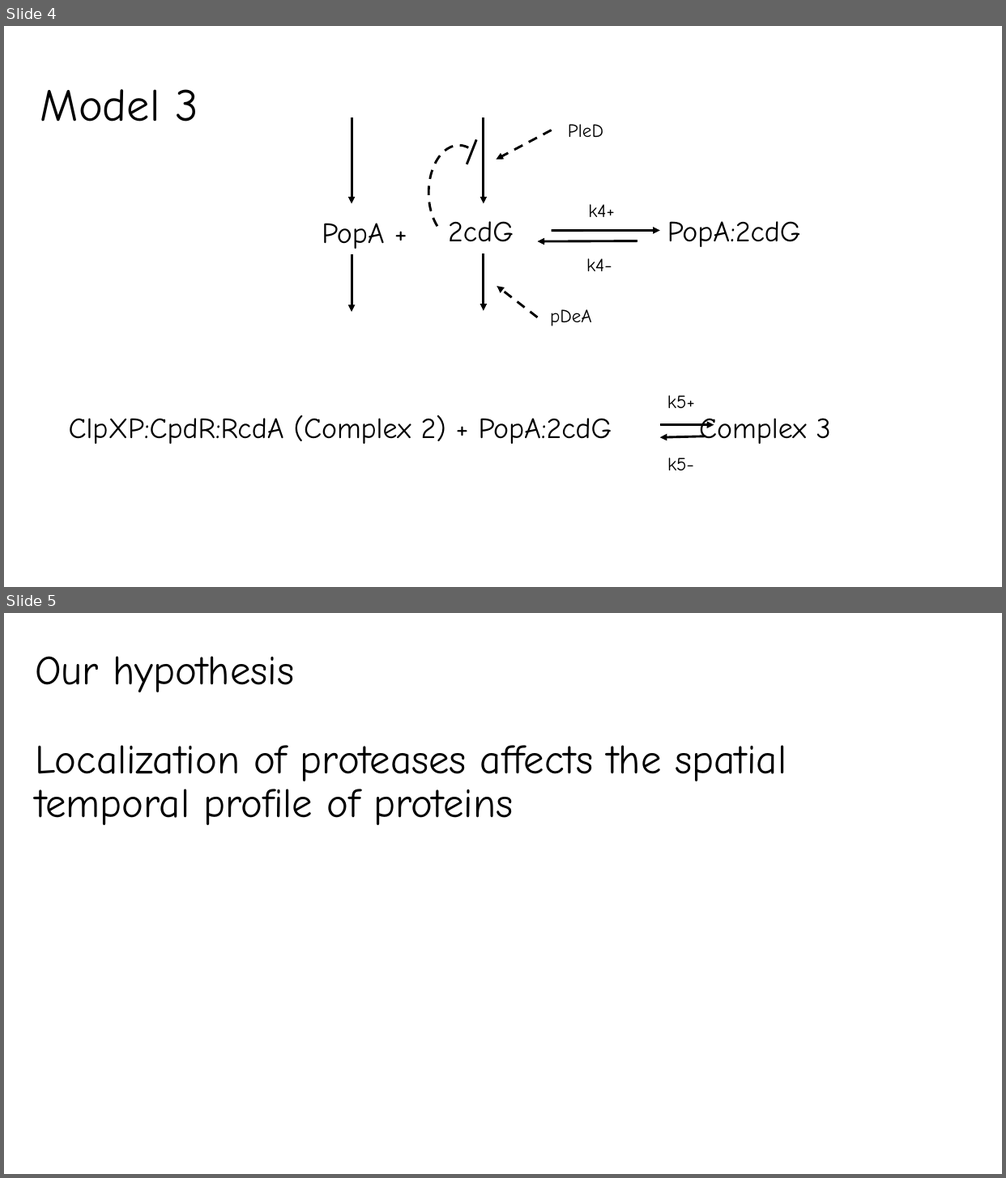
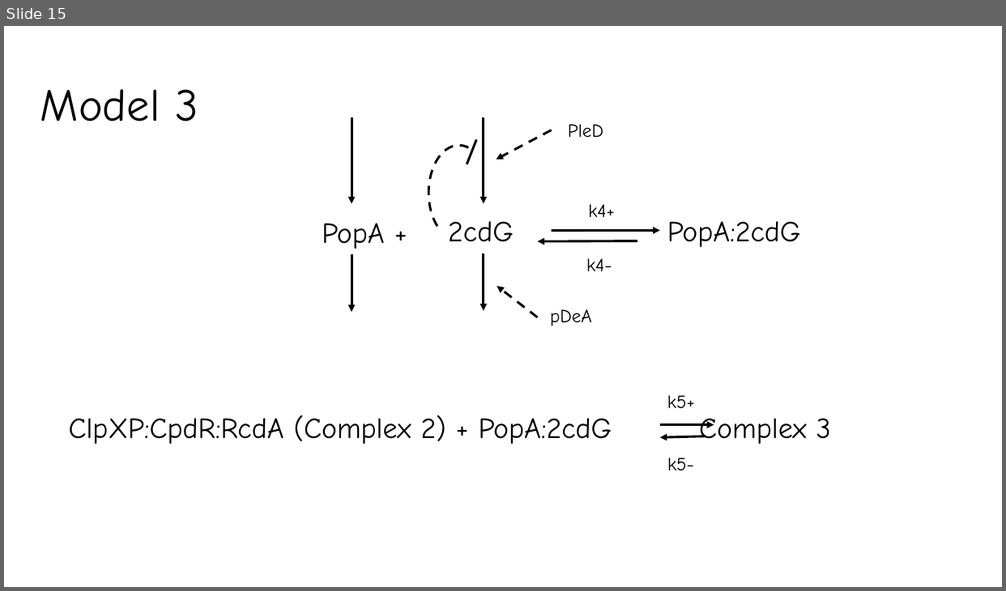
Before and after one commit to fly2Universe/CS6824, a slide deck: CS6824FinalPresentation.pptx. Shown one above the other, each under a label of ours: slides 4 and 5 before the commit, slide 15 after it. The pictures are 1006x1178 and 1006x591 pixels, drawn with LibreOffice and Linux fonts; fonts in the diff are those of the drawing. Boxes give left, top, right and bottom in pixels: in the first picture for what was removed or moved away, otherwise in the second. Text is boxed around its words. In the diff, an @@ line names an element or a change of style, - is before the commit and + after.

```diff
--- a/CS6824FinalPresentation.pptx
+++ b/CS6824FinalPresentation.pptx
@@ slide 5 removed at box(4, 613, 1002, 1174), background #FFFFFF @@
@@ title removed at box(35, 656, 786, 825) @@
-Our hypothesis
-Localization of proteases affects the spatial temporal profile of proteins
@@ what was slide 4 is now slide 15 @@
```
Also in this commit, not shown: 2 slides changed, 12 slides added, 6 other slides removed.
